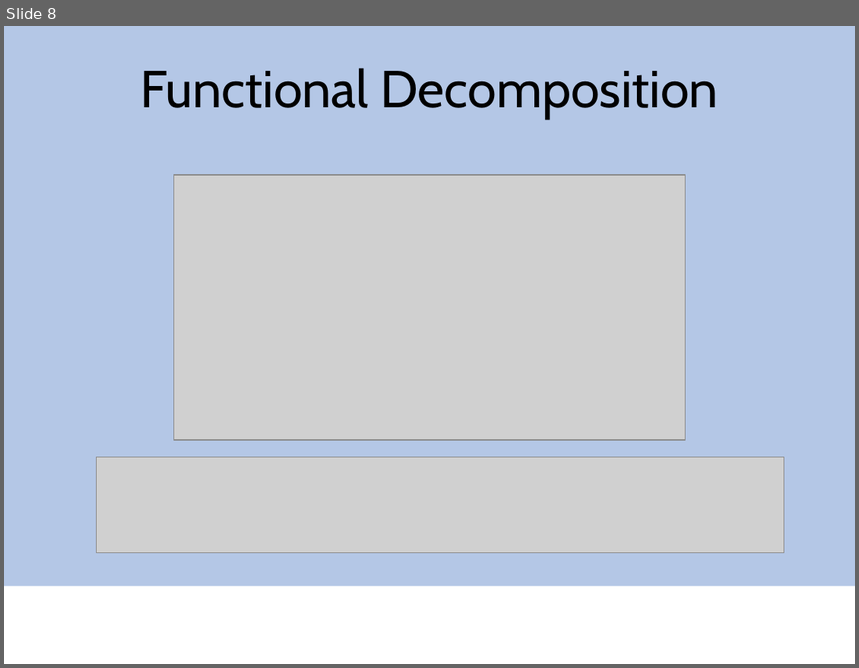
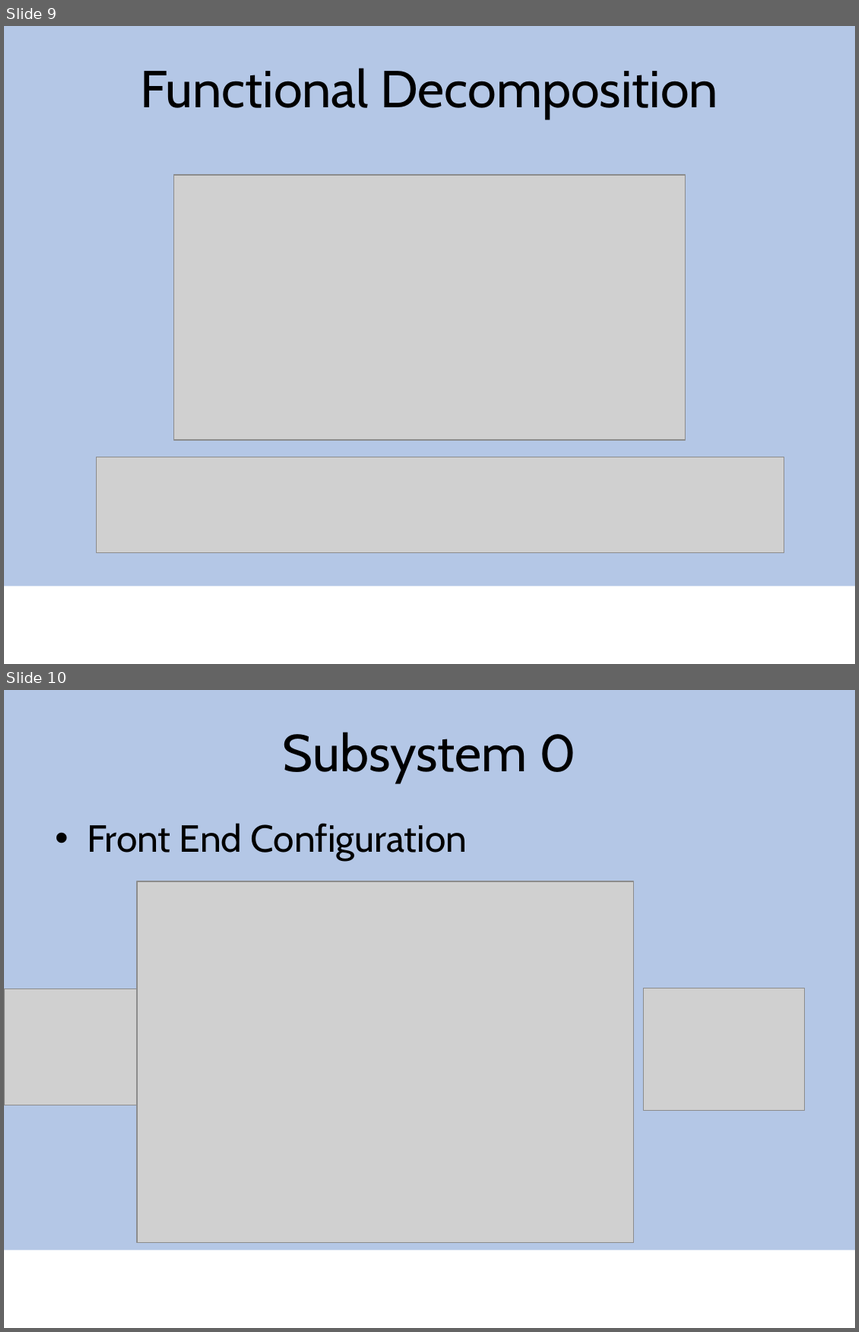
Before and after one commit to mec391/pulseox, a slide deck: capstone.pptx. Shown one above the other, each under a label of ours: slide 8 before the commit, slides 9 and 10 after it. The pictures are 859x668 and 859x1332 pixels, drawn with LibreOffice and Linux fonts; fonts in the diff are those of the drawing; grey boxes stand for pictures; background and template pictures are left out. Boxes give left, top, right and bottom in pixels: in the first picture for what was removed or moved away, otherwise in the second. Text is boxed around its words. In the diff, an @@ line names an element or a change of style, - is before the commit and + after.

```diff
--- a/capstone.pptx
+++ b/capstone.pptx
@@ slide 10 added at <box>4,690,855,1328</box>, background #FFFFFF; not listed: 1 template element that a slide beside it also shows @@
@@ title added at <box>283,732,576,783</box>, 44 pt, text #000000 @@
+Subsystem 0
@@ text added at <box>87,823,468,860</box>, 32 pt, text #000000 @@
+• Front End Configuration
@@ picture added at <box>137,882,633,1243</box> @@
@@ picture added at <box>4,989,140,1106</box> @@
@@ picture added at <box>643,989,804,1111</box> @@
@@ what was slide 8 is now slide 9 @@
```
Also in this commit, not shown: 6 slides changed, 10 other slides added, 1 slide removed.
